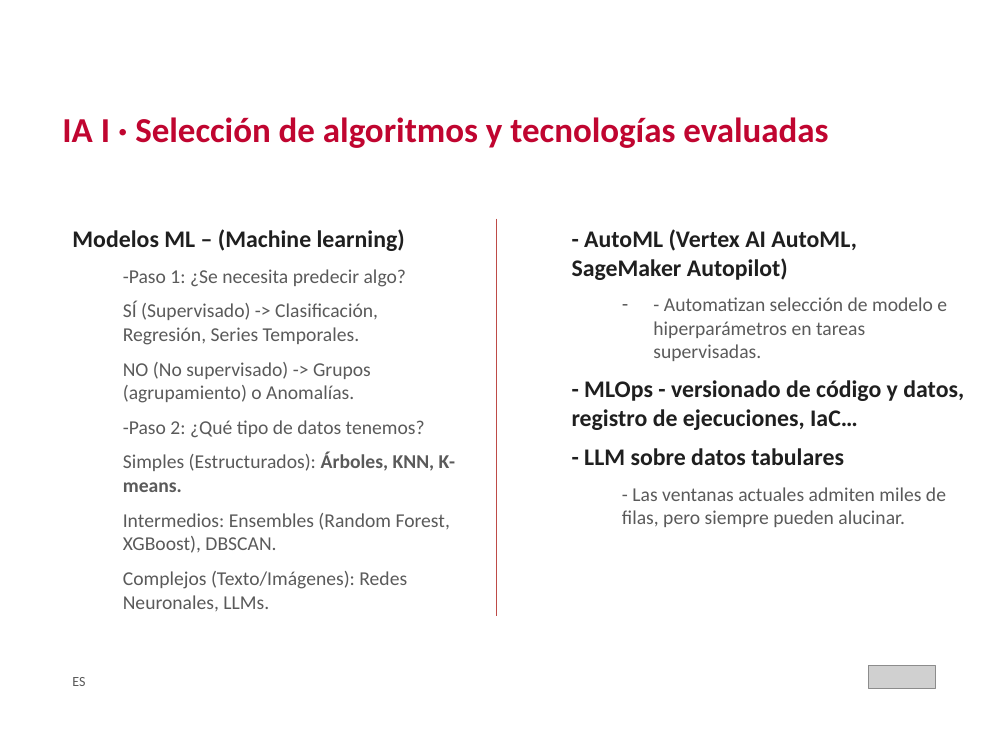
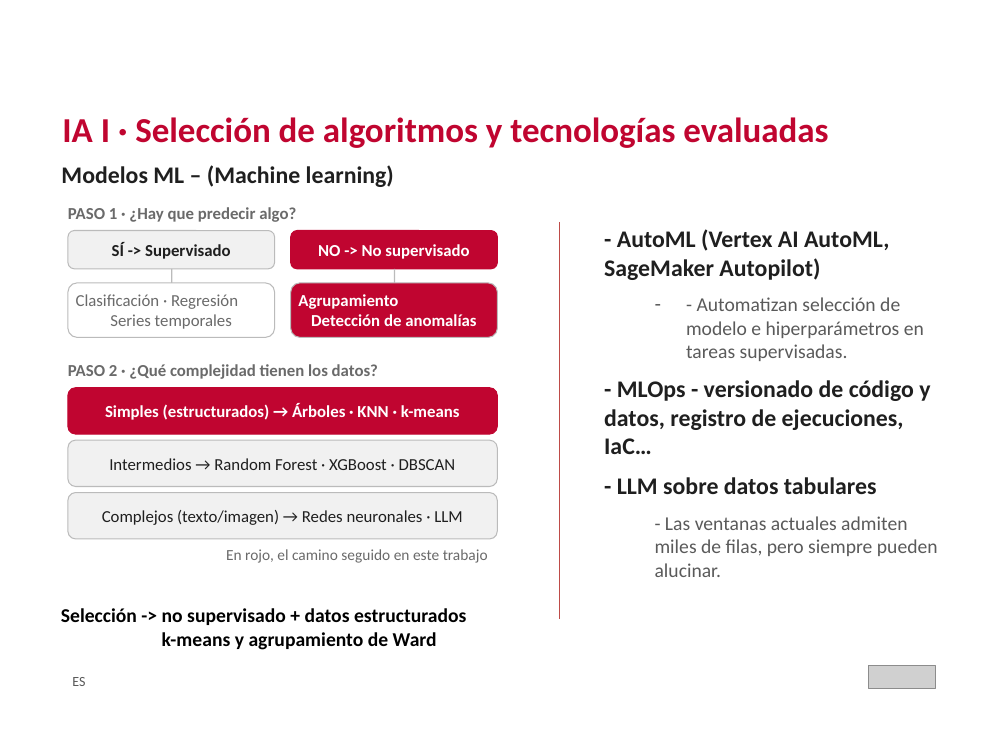
Before and after one commit to crismo04/TFM-cloud-soliutions-to-public-data, a slide deck: slide 10 of master's thesis/TFM_MII_Cloud_AI_PublicData_MolinaCristian_2026.pptx. Drawn at 1008x756 pixels with LibreOffice and Linux fonts; fonts in the diff are those of the drawing; grey boxes stand for pictures; background and template pictures are left out. Boxes give left, top, right and bottom in pixels: in the first picture for what was removed or moved away, otherwise in the second. Text is boxed around its words. In the diff, an @@ line names an element or a change of style, - is before the commit and + after.

```diff
--- a/master's thesis/TFM_MII_Cloud_AI_PublicData_MolinaCristian_2026.pptx
+++ b/master's thesis/TFM_MII_Cloud_AI_PublicData_MolinaCristian_2026.pptx
@@ text "Modelos ML – (Machine learning)": place and size @@
-text "Modelos ML – (Machine learning)" at <box>72,229,455,611</box>
+text "Modelos ML – (Machine learning)" at <box>61,165,394,187</box>
@@ text added at <box>68,207,296,222</box>, 12 pt, text #6A6A6A, bold @@
+PASO 1 · ¿Hay que predecir algo?
@@ rounded rectangle added at <box>68,231,274,269</box>, fill #F1F1F1, outline #BBBBBB 0.75 pt, 12 pt, text #1F1F1F, bold @@
+SÍ -> Supervisado
@@ rounded rectangle added at <box>290,231,497,269</box>, fill #C00530, outline #C00530 0.75 pt, 12 pt, text #FFFFFF, bold @@
+NO -> No supervisado
@@ line moved from (496, 219) - (496, 616) to (559, 222) - (559, 619) @@
@@ text "- AutoML (Vertex AI AutoML, ..." rewrapped from <box>572,229,964,527</box> to <box>604,229,938,577</box> @@
@@ text at <box>123,269,455,611</box>: paragraphs removed @@
-  -Paso 1: ¿Se necesita predecir algo?
-  SÍ (Supervisado) -> Clasificación, Regresión, Series Temporales.
-  NO (No supervisado) -> Grupos (agrupamiento) o Anomalías.
-  -Paso 2: ¿Qué tipo de datos tenemos?
-  Simples (Estructurados): Árboles, KNN, K-means.
-  Intermedios: Ensembles (Random Forest, XGBoost), DBSCAN.
-  Complejos (Texto/Imágenes): Redes Neuronales, LLMs.
@@ rectangle added at <box>171,269,172,283</box>, fill #BBBBBB @@
@@ rectangle added at <box>394,269,395,283</box>, fill #BBBBBB @@
@@ rounded rectangle added at <box>68,283,274,338</box>, fill #FFFFFF, outline #BBBBBB 0.75 pt, 12 pt, text #6A6A6A @@
+Clasificación · Regresión
+Series temporales
@@ rounded rectangle added at <box>290,283,497,338</box>, fill #C00530, outline #BBBBBB 0.75 pt, 12 pt, text #FFFFFF, bold @@
+Agrupamiento
+Detección de anomalías
@@ text added at <box>68,364,378,379</box>, 12 pt, text #6A6A6A, bold @@
+PASO 2 · ¿Qué complejidad tienen los datos?
@@ rounded rectangle added at <box>68,388,497,434</box>, fill #C00530, outline #C00530 0.75 pt, 12 pt, text #FFFFFF, bold @@
+Simples (estructurados) → Árboles · KNN · k-means
@@ text added at <box>61,409,777,650</box>, 14 pt, text #000000, bold @@
+Selección -> no supervisado + datos estructurados
+k-means y agrupamiento de Wardy agrupamiento de Ward
@@ rounded rectangle added at <box>68,440,497,487</box>, fill #F1F1F1, outline #BBBBBB 0.75 pt, 12 pt, text #1F1F1F @@
+Intermedios → Random Forest · XGBoost · DBSCAN
@@ rounded rectangle added at <box>68,493,497,539</box>, fill #F1F1F1, outline #BBBBBB 0.75 pt, 12 pt, text #1F1F1F @@
+Complejos (texto/imagen) → Redes neuronales · LLM
@@ text added at <box>226,549,488,563</box>, 11 pt, text #6A6A6A @@
+En rojo, el camino seguido en este trabajo
```
Also in this commit, not shown: 3 other slides changed, 1 other file.
